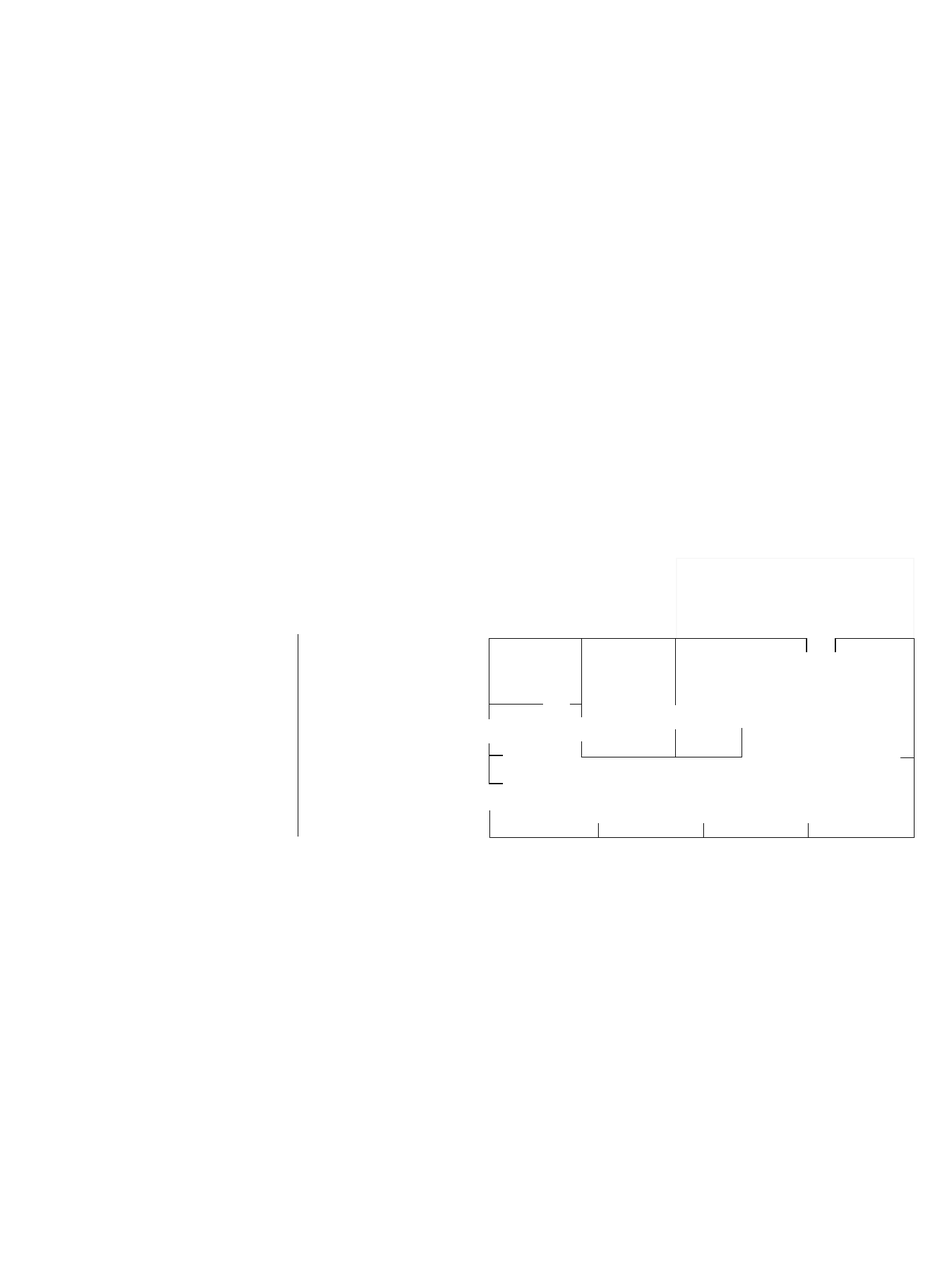
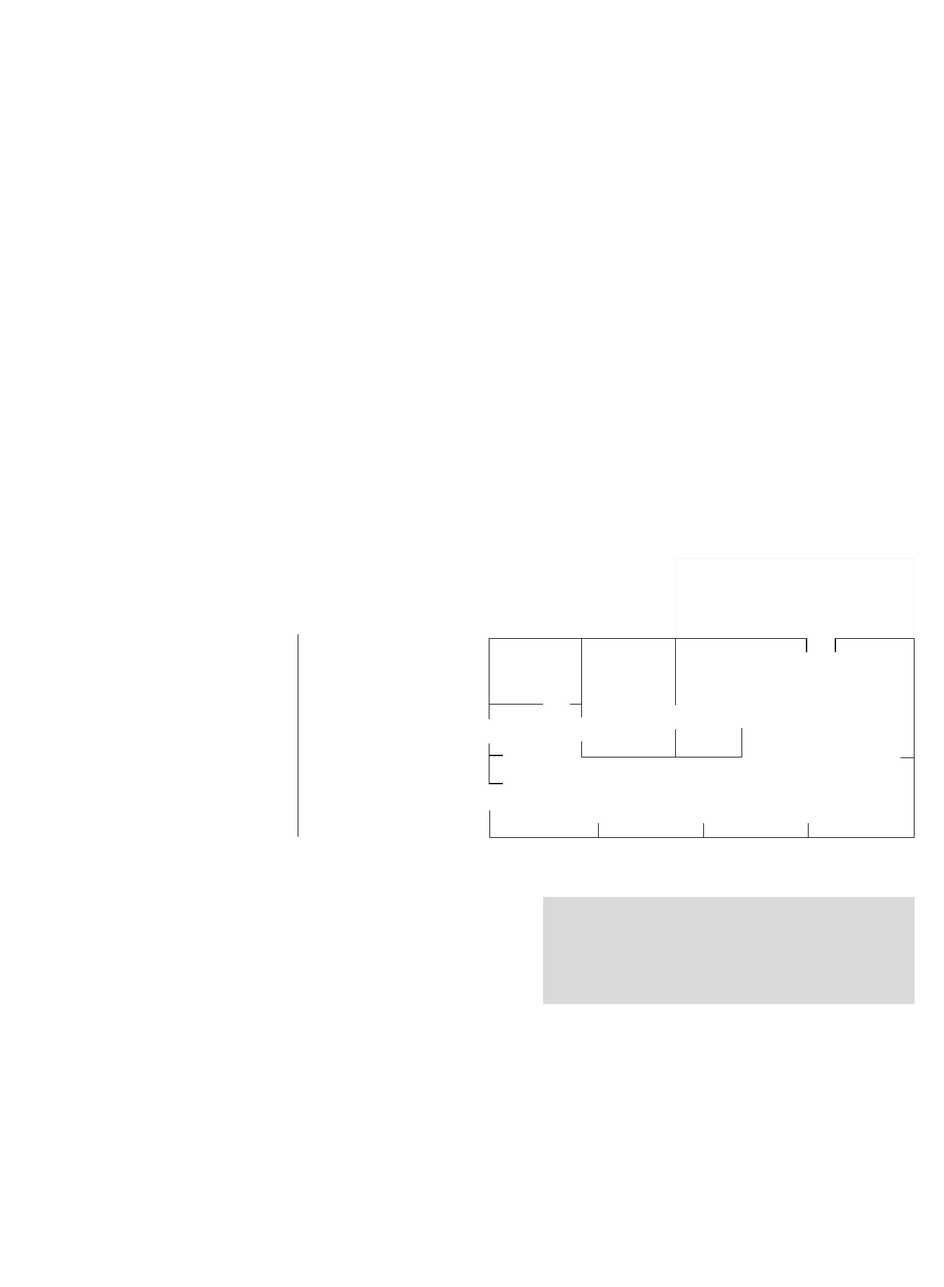
Before/after of a 944×1287 layered artwork. What changed in the layer stack:
added layer "Tribune" above "Hokjes" over [543, 897, 915, 1005]
